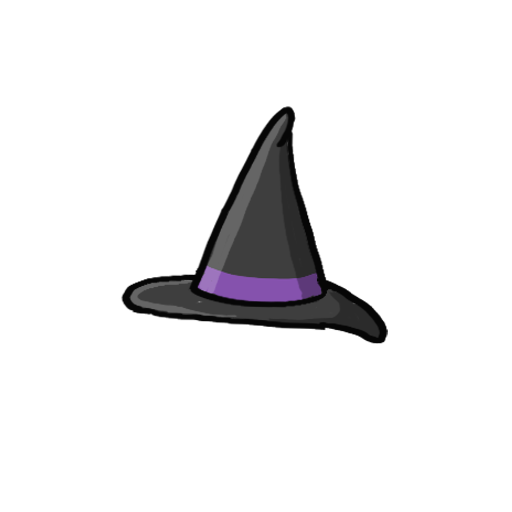
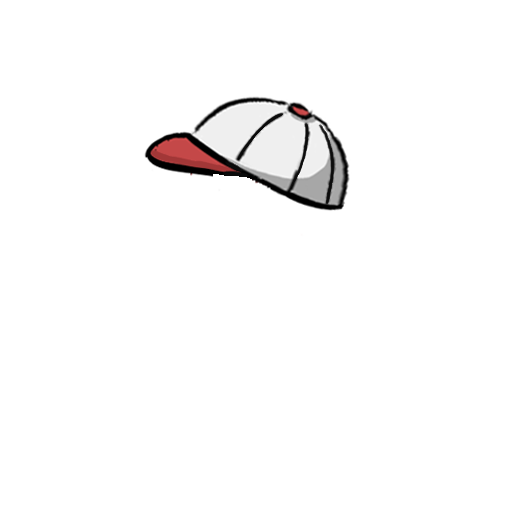
Layered file, before and after one edit (512 × 512). Changes by layer:
hid group "Sideways Witch Hat" (4 layers) over left=121, top=106, right=388, bottom=344
added layer "hat" (2nd of 2) above "Sideways Safari Hat" over left=144, top=96, right=350, bottom=237
